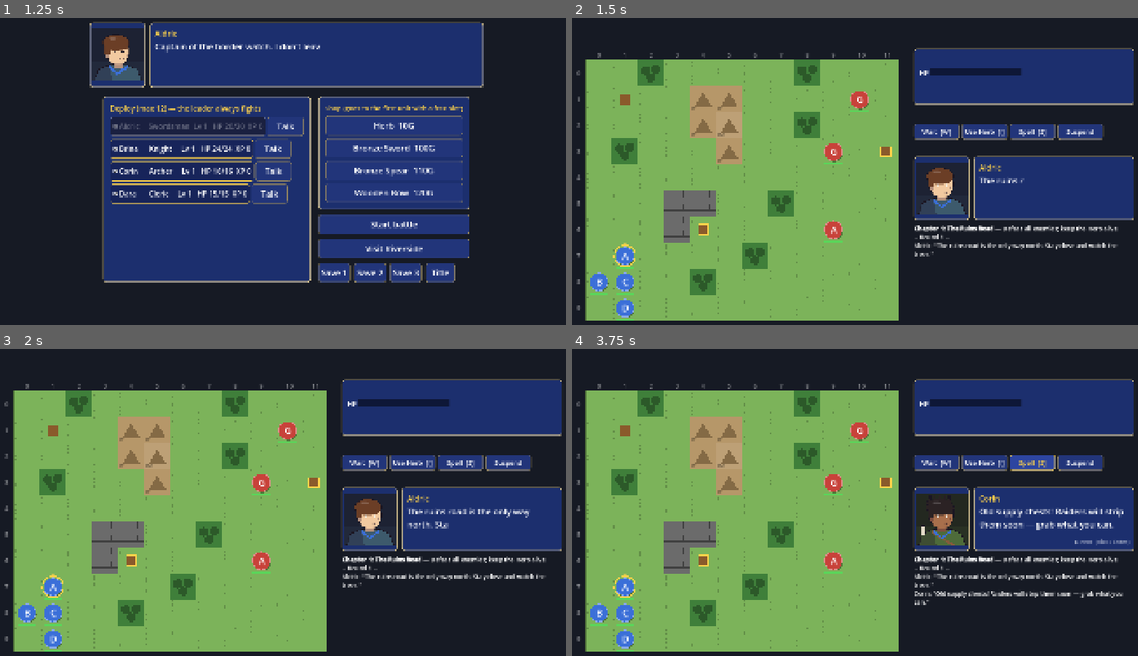
Above: before the commit, frames 1-4 (two rows, left to right).
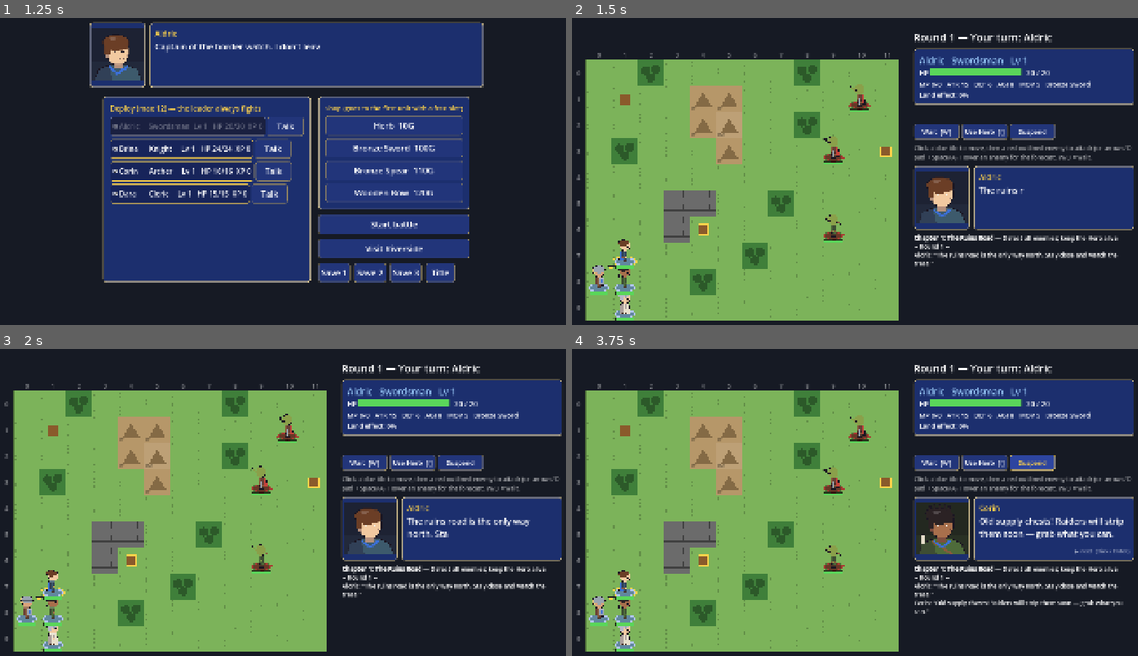
Above: after the commit, the same moments.

Repository: yennanliu/ShiningForceTest
Game: Godot game, scene res://view/screens/title.tscn
The game is run twice, just before and just after one commit, with the same random seed, the same clock (stepped at 60 frames per second) and the same inputs.
Inputs (mouse positions are in pixels of both pictures, inside the frame that each line leads up to):
- Up to frame 1 (1.25 s): click "New Game" at 0.5 s
- Up to frame 2 (1.5 s): click "Start battle" at 1.25 s
- Up to frame 3 (2 s): no input
- Up to frame 4 (3.75 s): click "Wait [W]" at 2 s; click "Use Herb [I]" at 2.75 s; click (1030, 462) at 3.5 s, where only the run before the commit has a clickable "Spell [S]"

Frame 1 is identical in both runs. In frame 2, 9.2% of the frame differs, in the area x 2-100%, y 5-99%; in frame 3, 9.7%; in frame 4, 11%.

Commit message:
Step 15: pixel-art sprites and head icons on the 2D battle map
- battle_screen: units drawn from sprite sheets on a Nearest-filtered layer; overlay layer
  for cursor, coordinates and popups. Back-to-front order; HP bars and icons in a second pass.
- Facing from start positions, moves and attacks; walk / attack / cast / hurt frames from
  events; 2 fps idle (still when animations are skipped). No core or data change.
- Head bubble, one per unit: sleep > poison > '!' advantage (hovered target) > bond heart.
  Icons generated by tools/make_art.py; leader star beside the HP bar.
- Faction bases: light round ring (players) vs dark diamond (enemies) - the notched ring
  failed the grayscale check; doc/05 updated.
- Unit panel now filled while the opening lines play (known issue from step 12).
- 7 new tests (151 total); doc/03 step 15 evidence and screenshots.

Co-Authored-By: Claude Opus 5.5 <noreply@anthropic.com>

Diff:
--- /dev/null
+++ b/tests/view/test_battle_sprites.gd
@@ -0,0 +1,94 @@
+extends TestCase
+## Step 15: sprites on the 2D map — facing, frames, head icons, poses driven only by events.
+
+const BS := preload("res://view/battle2d/battle_screen.gd")
+
+
+func _screen(seed := 7) -> Control:
+	var scr: Control = load("res://view/battle2d/battle_screen.tscn").instantiate()
+	scr.auto_start = false
+	scr.animate = false
+	Engine.get_main_loop().root.add_child(scr)
+	scr.start_battle(seed)
+	return scr
+
+
+func test_facing_follows_the_larger_axis() -> void:
+	assert_eq(BS.facing_toward(Vector2(3, 1)), BS.RIGHT)
+	assert_eq(BS.facing_toward(Vector2(-2, 1)), BS.LEFT)
+	assert_eq(BS.facing_toward(Vector2(1, 4)), BS.DOWN)
+	assert_eq(BS.facing_toward(Vector2(0, -1)), BS.UP)
+	assert_eq(BS.facing_toward(Vector2.ZERO, BS.LEFT), BS.LEFT, "no direction keeps the old facing")
+
+
+func test_frame_rect_matches_the_sheet_layout() -> void:
+	assert_eq(BS.frame_rect(BS.DOWN, 0), Rect2(0, 0, 48, 64))
+	assert_eq(BS.frame_rect(BS.RIGHT, 7), Rect2(336, 128, 48, 64))
+	assert_eq(BS.frame_rect(BS.UP, BS.HURT_FRAME), Rect2(384, 192, 48, 64))
+
+
+func test_every_unit_in_the_slice_has_a_sprite() -> void:
+	var scr := _screen()
+	for u: Unit in scr.state.units():
+		assert_true(Art.sprite_sheet(u.data.id) != null, "%s has a sheet" % u.data.id)
+	scr.free()
+
+
+func test_both_sides_start_facing_each_other() -> void:
+	var scr := _screen()   # chapter 1: party bottom-left, enemies top-right
+	for u: Unit in scr.state.units():
+		var f: int = scr._facing[u.id]
+		if u.faction == Enums.Faction.PLAYER:
+			assert_true(f == BS.UP or f == BS.RIGHT, "%s faces the enemy" % u.display_name())
+		else:
+			assert_true(f == BS.DOWN or f == BS.LEFT, "%s faces the party" % u.display_name())
+	scr.free()
+
+
+func test_moving_turns_the_unit_toward_its_last_step() -> void:
+	var scr := _screen()
+	var actor: Unit = scr.state.current_actor()
+	var target := actor.pos + Vector2i(1, 0)
+	if not scr._reach.has(target):
+		target = actor.pos + Vector2i(0, -1)
+	var want := BS.RIGHT if target.x > actor.pos.x else BS.UP
+	scr.click_tile(target)
+	assert_eq(actor.pos, target)
+	assert_eq(scr._facing[actor.id], want)
+	assert_true(scr._pose.is_empty(), "walk frames end with the move")
+	scr.free()
+
+
+func test_attack_and_hurt_poses_clear_after_their_events() -> void:
+	var scr := _screen()
+	var a: Unit = scr.state.living(Enums.Faction.PLAYER)[0]
+	var t: Unit = scr.state.living(Enums.Faction.ENEMY)[0]
+	var ev: Array[BattleEvent] = [
+		BattleEvent.make(BattleEvent.ATTACKED, {"attacker_id": a.id, "target_id": t.id, "hit": true, "crit": false, "counter": false, "double": false, "special": ""}),
+		BattleEvent.make(BattleEvent.DAMAGED, {"unit_id": t.id, "amount": 0, "hp_after": t.hp}),
+	]
+	scr._play(ev)   # animations off: runs straight through
+	assert_eq(scr._facing[a.id], BS.facing_toward(Vector2(t.pos - a.pos)))
+	assert_eq(scr._facing[t.id], BS.facing_toward(Vector2(a.pos - t.pos)))
+	assert_true(scr._pose.is_empty() and scr._hurt.is_empty(), "back to idle afterwards")
+	scr.free()
+
+
+func test_head_icon_priority() -> void:
+	var scr := _screen()
+	var actor: Unit = scr.state.current_actor()
+	var buddy: Unit = null
+	for u: Unit in scr.state.living(Enums.Faction.PLAYER):
+		if Pathfinder.distance(u.pos, actor.pos) == 1:
+			buddy = u
+	assert_true(buddy != null, "chapter 1 starts with an ally next to the actor")
+	assert_eq(scr.head_icon(buddy), "", "no bond yet")
+	scr.state.bonds.add(actor.data.id, buddy.data.id, 100)
+	assert_eq(scr.head_icon(buddy), "bond")
+	buddy.status[Unit.POISON] = 2
+	assert_eq(scr.head_icon(buddy), "poison", "status beats bond")
+	buddy.status[Unit.SLEEP] = 1
+	assert_eq(scr.head_icon(buddy), "sleep", "sleep beats poison")
+	for name in ["poison", "sleep", "adv", "bond", "leader"]:
+		assert_true(Art.head_icon(name) != null, "icon file for %s" % name)
+	scr.free()
--- a/view/battle2d/battle_screen.gd
+++ b/view/battle2d/battle_screen.gd
@@ -1,5 +1,5 @@
 extends Control
-## 2D top-down battle screen. Draws the map with simple shapes (no art yet) and
+## 2D top-down battle screen. Draws the map, pixel-art units (doc/05, step 15) and
 ## takes mouse/keyboard input. A View-layer client of the core: it sends Commands
 ## and plays the BattleEvents that come back (doc/02 §2).
 ##
@@ -20,6 +20,18 @@
 const TARGET_COLOR := Color(1.0, 0.25, 0.2)
 const STEP_TIME := 0.07
 const BEAT := 0.25
+## Sprite sheet layout (doc/05 §8): rows = facing, columns = frames.
+const FRAME := Vector2(48, 64)
+const DOWN := 0
+const LEFT := 1
+const RIGHT := 2
+const UP := 3
+const IDLE_FRAMES := [0, 1]
+const WALK_FRAMES := [2, 3, 4, 5]
+const ATTACK_FRAMES := [6, 7]
+const HURT_FRAME := 8
+const SPRITE_HEIGHT := 1.15   # x TILE (doc/05 §7)
+const FEET := 0.22            # feet sit 0.22 x TILE below the tile center (72% down the tile)
 
 ## Off in tests: everything runs instantly, no tweens or timers.
 var animate := true
@@ -30,6 +42,12 @@
 var TILE := MAX_TILE                 # recomputed per map so it always fits
 var _panel: VBoxContainer
 var _unit_px := {}        # unit id -> Vector2 (drawn center, animated)
+var _facing := {}         # unit id -> DOWN / LEFT / RIGHT / UP (from moves and attacks)
+var _pose := {}           # unit id -> sheet column while walking / attacking / hurt
+var _hurt := {}           # unit id -> true while flashing
+var _idle := 0            # 0/1, the idle frame everyone shows (2 fps)
+var _units_layer: Control # sprites, rings, HP bars, head icons (Nearest filter for pixel art)
+var _overlay: Control     # cursor, coordinates, popups (always on top of sprites)
 var _popups: Array = []   # [{text, pos, color, age}]
 var _hover := Vector2i(-1, -1)
 var _busy := false
@@ -97,7 +115,9 @@
 	var title: String = Game.campaign.chapter.title if Game.campaign != null and Game.campaign.chapter != null else "Demo battle"
 	_log_line("[b]%s[/b] — %s; keep the Hero alive." % [title, goal])
 	if state.round_number() == 0:
-		await _play(state.start())
+		var opening := state.start()
+		_update_panel()   # show the first unit while the opening lines play (was blank before)
+		await _play(opening)
 	else:
 		_log_line("(resumed)")
 	await _advance()
@@ -231,18 +251,40 @@
 				await _animate_move(e.data.unit_id, e.data.path)
 			BattleEvent.DAMAGED:
 				_popup("-%d" % e.data.amount, e.data.unit_id, Color("ff5a4a"))
+				_pose[e.data.unit_id] = HURT_FRAME
+				_hurt[e.data.unit_id] = true
+				queue_redraw()
 				await _pause(BEAT)
+				_pose.erase(e.data.unit_id)
+				_hurt.erase(e.data.unit_id)
 			BattleEvent.HEALED:
 				Audio.play_sfx("heal")
 				_popup("+%d" % e.data.amount, e.data.unit_id, Color("6dff7a"))
 				await _pause(BEAT)
 			BattleEvent.ATTACKED:
+				var a_id: int = e.data.attacker_id
+				_face_each_other(a_id, e.data.target_id)
+				_pose[a_id] = ATTACK_FRAMES[0]
+				queue_redraw()
+				await _pause(BEAT * 0.25)
+				_pose[a_id] = ATTACK_FRAMES[1]
+				queue_redraw()
 				Audio.play_sfx("miss" if not e.data.hit else ("crit" if e.data.crit else "hit"))
 				if not e.data.hit:
 					_popup("miss", e.data.target_id, Color.WHITE)
 				await _pause(BEAT * 0.6)
+				_pose.erase(a_id)
+			BattleEvent.CAST:
+				var caster := state.unit(e.data.unit_id)
+				if caster != null:
+					_facing[caster.id] = facing_toward(Vector2(_v(e.data.at) - caster.pos), _facing.get(caster.id, DOWN))
+					_pose[caster.id] = ATTACK_FRAMES[0]
+					queue_redraw()
+					await _pause(BEAT * 0.4)
+					_pose.erase(caster.id)
 			BattleEvent.SPAWNED:
 				_unit_px[e.data.unit_id] = _center(e.data.at)
+				_facing[e.data.unit_id] = _initial_facing(state.unit(e.data.unit_id))
 				_popup("!", e.data.unit_id, Color("ffd34a"))
 				await _pause(BEAT * 2)
 			BattleEvent.ITEM_FOUND:
@@ -269,15 +311,62 @@
 
 
 func _animate_move(id: int, path: Array) -> void:
+	if path.size() >= 2:
+		_facing[id] = facing_toward(Vector2(_v(path[-1]) - _v(path[-2])), _facing.get(id, DOWN))
 	if not animate or path.size() < 2:
 		_unit_px[id] = _center(path[-1])
 		return
 	var tw := create_tween()
 	for i in range(1, path.size()):
+		var step := Vector2(_v(path[i]) - _v(path[i - 1]))
+		tw.tween_callback(func() -> void: _facing[id] = facing_toward(step, _facing.get(id, DOWN)))
 		tw.tween_method(func(v: Vector2) -> void:
 			_unit_px[id] = v
+			_pose[id] = WALK_FRAMES[(Time.get_ticks_msec() / 90) % WALK_FRAMES.size()]
 			queue_redraw(), _center(path[i - 1]), _center(path[i]), STEP_TIME / Settings.anim_speed())
 	await tw.finished
+	_pose.erase(id)
+	queue_redraw()
+
+
+## Facing for a direction: the larger axis wins; `fallback` when there's no direction.
+static func facing_toward(d: Vector2, fallback: int = DOWN) -> int:
+	if d == Vector2.ZERO:
+		return fallback
+	if absf(d.x) > absf(d.y):
+		return RIGHT if d.x > 0 else LEFT
+	return DOWN if d.y > 0 else UP
+
+
+## Source rect of a frame in a sprite sheet.
+static func frame_rect(facing: int, column: int) -> Rect2:
+	return Rect2(Vector2(column, facing) * FRAME, FRAME)
+
+
+func _face_each_other(a_id: int, t_id: int) -> void:
+	var a := state.unit(a_id)
+	var t := state.unit(t_id)
+	if a == null or t == null:
+		return
+	_facing[a_id] = facing_toward(Vector2(t.pos - a.pos), _facing.get(a_id, DOWN))
+	_facing[t_id] = facing_toward(Vector2(a.pos - t.pos), _facing.get(t_id, DOWN))
+
+
+## At the start, everyone looks toward the other side's center.
+func _initial_facing(u: Unit) -> int:
+	if u == null:
+		return DOWN
+	var sum := Vector2.ZERO
+	var n := 0
+	for o in state.living():
+		if (o.faction == Enums.Faction.PLAYER) != (u.faction == Enums.Faction.PLAYER):
+			sum += Vector2(o.pos)
+			n += 1
+	return facing_toward(sum / n - Vector2(u.pos), DOWN) if n > 0 else DOWN
+
+
+static func _v(t: Variant) -> Vector2i:
+	return t as Vector2i if t is Vector2i else Vector2i(t[0], t[1])
 
 
 func _pause(seconds: float) -> void:
@@ -290,6 +379,12 @@
 
 
 func _process(delta: float) -> void:
+	var idle := 0
+	if animate and Settings.anim_speed() > 0.0:
+		idle = (Time.get_ticks_msec() / 500) % IDLE_FRAMES.size()
+	if idle != _idle and _units_layer != null:
+		_idle = idle
+		_units_layer.queue_redraw()
 	if _popups.is_empty():
 		return
 	for p in _popups:
@@ -365,20 +460,42 @@
 			draw_rect(_tile_rect(t).grow(-3), REACH_COLOR)
 	for id in _targets:
 		draw_rect(_tile_rect(state.unit(id).pos).grow(-3), TARGET_COLOR, false, 5.0)
+	# Units and the overlay are child layers, drawn on top of this one.
+	_units_layer.queue_redraw()
+	_overlay.queue_redraw()
+
+
+## Cursor, coordinates and popups: always above the sprites (doc/05 §7).
+func _draw_overlay(ci: CanvasItem) -> void:
+	if state == null:
+		return
+	var g := state.grid
 	if g.in_bounds(_hover):
-		draw_rect(_tile_rect(_hover).grow(-1), Color(1, 1, 1, 0.9), false, 2.0)
-	for u in state.units():
-		if u.is_alive():
-			_draw_unit(u)
+		ci.draw_rect(_tile_rect(_hover).grow(-1), Color(1, 1, 1, 0.9), false, 2.0)
 	for x in g.size.x:
-		draw_string(_font, MAP_ORIGIN + Vector2(x * TILE + TILE / 2.0 - 6, -10), str(x), HORIZONTAL_ALIGNMENT_LEFT, -1, 20, Color(1, 1, 1, 0.5))
+		ci.draw_string(_font, MAP_ORIGIN + Vector2(x * TILE + TILE / 2.0 - 6, -10), str(x), HORIZONTAL_ALIGNMENT_LEFT, -1, 20, Color(1, 1, 1, 0.5))
 	for y in g.size.y:
-		draw_string(_font, MAP_ORIGIN + Vector2(-30, y * TILE + TILE / 2.0 + 7), str(y), HORIZONTAL_ALIGNMENT_LEFT, -1, 20, Color(1, 1, 1, 0.5))
+		ci.draw_string(_font, MAP_ORIGIN + Vector2(-30, y * TILE + TILE / 2.0 + 7), str(y), HORIZONTAL_ALIGNMENT_LEFT, -1, 20, Color(1, 1, 1, 0.5))
 	for p in _popups:
 		var pos: Vector2 = p.pos + Vector2(-20, -50 - p.age * 40)
 		var c: Color = p.color
 		c.a = 1.0 - p.age / 0.9
-		draw_string(_font, pos, p.text, HORIZONTAL_ALIGNMENT_LEFT, -1, 34, c)
+		ci.draw_string(_font, pos, p.text, HORIZONTAL_ALIGNMENT_LEFT, -1, 34, c)
+
+
+## Units back to front, then every HP bar / icon on top, so a sprite never hides them.
+func _draw_units(ci: CanvasItem) -> void:
+	if state == null:
+		return
+	var alive := state.units().filter(func(u: Unit) -> bool: return u.is_alive())
+	alive.sort_custom(func(a: Unit, b: Unit) -> bool:
+		var ya: float = _unit_px.get(a.id, _center(a.pos)).y
+		var yb: float = _unit_px.get(b.id, _center(b.pos)).y
+		return ya < yb or (ya == yb and a.id < b.id))
+	for u: Unit in alive:
+		_draw_unit_body(ci, u)
+	for u: Unit in alive:
+		_draw_unit_hud(ci, u)
 
 
 func _draw_tile(t: Vector2i) -> void:
@@ -419,35 +536,99 @@
 		draw_string(_font, r.position + Vector2(6, TILE - 8), "h%d" % h, HORIZONTAL_ALIGNMENT_LEFT, -1, 16, Color(0, 0, 0, 0.55))
 
 
-func _draw_unit(u: Unit) -> void:
+## Foot ring (solid = player, notched = enemy), gold ring for the actor, then the sprite.
+func _draw_unit_body(ci: CanvasItem, u: Unit) -> void:
 	var c: Vector2 = _unit_px.get(u.id, _center(u.pos))
 	var col := PLAYER_COLOR if u.faction == Enums.Faction.PLAYER else ENEMY_COLOR
-	var rad := TILE * 0.34
-	draw_circle(c + Vector2(3, 4), rad, Color(0, 0, 0, 0.35))
-	draw_circle(c, rad, col)
-	draw_arc(c, rad, 0, TAU, 40, col.lightened(0.4), 2.0)
+	var feet := c + Vector2(0, TILE * FEET)
+	var rr := TILE * 0.36
+	ci.draw_set_transform(feet, 0.0, Vector2(1.0, 0.42))
+	ci.draw_circle(Vector2.ZERO, rr + 3, Color(0, 0, 0, 0.35))
+	# Faction base (doc/05 §7): players a LIGHT ROUND ring, enemies a DARK DIAMOND,
+	# so shape and brightness both differ and the read survives grayscale.
+	if u.faction == Enums.Faction.PLAYER:
+		ci.draw_circle(Vector2.ZERO, rr, Color(col.lightened(0.25), 0.6))
+		ci.draw_arc(Vector2.ZERO, rr, 0, TAU, 40, col.lightened(0.6), 6.0)
+	else:
+		var d := rr * 1.2
+		var pts := PackedVector2Array([Vector2(d, 0), Vector2(0, d), Vector2(-d, 0), Vector2(0, -d)])
+		ci.draw_colored_polygon(pts, Color(col.darkened(0.45), 0.75))
+		pts.append(pts[0])
+		ci.draw_polyline(pts, col.darkened(0.15), 5.0)
 	if u == state.current_actor():
-		draw_arc(c, rad + 6, 0, TAU, 40, Color("ffd34a"), 4.0)
-	if u.is_leader:
-		draw_string(_font, c + Vector2(-8, -rad - 4), "★", HORIZONTAL_ALIGNMENT_LEFT, -1, 18, Color("ffd34a"))
-	# Status letters, top right of the token: P = poison, Z = sleep.
-	var sx := 0.0
-	for st: String in [Unit.POISON, Unit.SLEEP]:
-		if u.status.has(st):
-			var br := maxf(11.0, TILE * 0.17)
-			var at := c + Vector2(rad * 0.7 + sx, -rad * 0.7)
-			draw_circle(at, br, Color(0.05, 0.05, 0.08, 0.9))
-			draw_arc(at, br, 0, TAU, 24, STATUS_COLORS[st], 2.0)
-			draw_string(_font, at + Vector2(-br, br * 0.55), "P" if st == Unit.POISON else "Z", HORIZONTAL_ALIGNMENT_CENTER, br * 2, int(br * 1.5), STATUS_COLORS[st])
-			sx += br * 2 + 2
-	var letter := TextView._letter(u).to_upper()
-	draw_string(_font, c + Vector2(-rad, 11), letter, HORIZONTAL_ALIGNMENT_CENTER, rad * 2, 32, Color.WHITE)
+		ci.draw_arc(Vector2.ZERO, rr + 9, 0, TAU, 48, Color("ffd34a"), 5.0)
+	ci.draw_set_transform(Vector2.ZERO, 0.0, Vector2.ONE)
+	var tex := Art.sprite_sheet(u.data.id)
+	if tex == null:
+		_draw_token(ci, u, c)
+		return
+	var h := TILE * SPRITE_HEIGHT
+	var w := h * FRAME.x / FRAME.y
+	var dest := Rect2(feet.x - w / 2.0, feet.y - h * 60.0 / FRAME.y, w, h)
+	var tint := Color(1, 0.5, 0.5) if _hurt.has(u.id) else Color.WHITE
+	ci.draw_texture_rect_region(tex, dest, frame_rect(_facing.get(u.id, DOWN), _frame(u)), tint)
+
+
+func _frame(u: Unit) -> int:
+	return _pose.get(u.id, IDLE_FRAMES[_idle])
+
+
+## HP bar under the feet, leader star beside it, one head bubble above the head.
+func _draw_unit_hud(ci: CanvasItem, u: Unit) -> void:
+	var c: Vector2 = _unit_px.get(u.id, _center(u.pos))
 	var w := TILE * 0.7
-	var bar := Rect2(c + Vector2(-w / 2, rad + 6), Vector2(w, 7))
-	draw_rect(bar, Color(0, 0, 0, 0.6))
+	var bar := Rect2(c + Vector2(-w / 2, TILE * 0.39), Vector2(w, 7))
+	ci.draw_rect(bar.grow(1), Color(0, 0, 0, 0.7))
 	var frac := float(u.hp) / u.max_hp()
 	var hp_col := Color("5ad65a") if frac > 0.5 else (Color("e8c440") if frac > 0.25 else Color("e04a3a"))
-	draw_rect(Rect2(bar.position, Vector2(w * frac, 7)), hp_col)
+	ci.draw_rect(Rect2(bar.position, Vector2(w * frac, 7)), hp_col)
+	var star := TILE * 0.3
+	if u.is_leader:
+		_draw_icon(ci, "leader", Rect2(bar.position + Vector2(-star - 2, 3.5 - star / 2), Vector2(star, star)))
+	var icon := head_icon(u)
+	if icon != "":
+		var s := maxf(24.0, TILE * 0.4)
+		var head_top := c.y + TILE * FEET - TILE * SPRITE_HEIGHT * 50.0 / FRAME.y
+		if Art.sprite_sheet(u.data.id) == null:
+			head_top = c.y - TILE * 0.36
+		_draw_icon(ci, icon, Rect2(c.x - s / 2, head_top - s + 2, s, s))
+
+
+## One bubble per unit, most important first (doc/03 step 15):
+## sleep > poison > "!" (hovered target you're strong against) > ♥ (bonded ally next to the actor).
+func head_icon(u: Unit) -> String:
+	if u.status.has(Unit.SLEEP):
+		return "sleep"
+	if u.status.has(Unit.POISON):
+		return "poison"
+	var actor := state.current_actor() if state != null else null
+	if actor == null or not _player_turn():
+		return ""
+	if u.id in _targets and state.grid.in_bounds(_hover) and state.grid.unit_at(_hover) == u and Rules.matchup(actor, u) > 0:
+		return "adv"
+	if u != actor and u.faction == actor.faction and Pathfinder.distance(u.pos, actor.pos) == 1 \
+			and state.bonds.tier(actor.data.id, u.data.id) > 0:
+		return "bond"
+	return ""
+
+
+func _draw_icon(ci: CanvasItem, name: String, r: Rect2) -> void:
+	var tex := Art.head_icon(name)
+	if tex != null:
+		ci.draw_texture_rect(tex, r, false)
+	else:   # no icon file: a letter in a dark circle
+		ci.draw_circle(r.get_center(), r.size.x / 2, Color(0.05, 0.05, 0.08, 0.9))
+		ci.draw_string(_font, r.position + Vector2(0, r.size.y * 0.75), name.substr(0, 1).to_upper(), HORIZONTAL_ALIGNMENT_CENTER, r.size.x, int(r.size.y * 0.7), Color.WHITE)
+
+
+## Fallback when a unit has no sprite sheet: the step 6 token (circle + letter).
+func _draw_token(ci: CanvasItem, u: Unit, c: Vector2) -> void:
+	var col := PLAYER_COLOR if u.faction == Enums.Faction.PLAYER else ENEMY_COLOR
+	var rad := TILE * 0.34
+	ci.draw_circle(c, rad, col)
+	ci.draw_arc(c, rad, 0, TAU, 40, col.lightened(0.4), 2.0)
+	var letter := TextView._letter(u).to_upper()
+	ci.draw_string(_font, c + Vector2(-rad, 11), letter, HORIZONTAL_ALIGNMENT_CENTER, rad * 2, 32, Color.WHITE)
 
 
 func _tile_rect(t: Vector2i) -> Rect2:
@@ -466,8 +647,12 @@
 
 func _sync_positions() -> void:
 	_unit_px.clear()
+	_pose.clear()
+	_hurt.clear()
 	for u in state.units():
 		_unit_px[u.id] = _center(u.pos)
+		if not _facing.has(u.id) or state.round_number() == 0:
+			_facing[u.id] = _initial_facing(u)
 
 
 # --- side panel --------------------------------------------------------------
@@ -487,6 +672,15 @@
 	_banner.size = Vector2(map_px.x, 200)
 
 
+func _layer(painter: Callable) -> Control:
+	var c := Control.new()
+	c.set_anchors_preset(Control.PRESET_FULL_RECT)
+	c.mouse_filter = Control.MOUSE_FILTER_IGNORE
+	add_child(c)
+	c.draw.connect(func() -> void: painter.call(c))
+	return c
+
+
 func _ensure_ui() -> void:
 	if _log == null:
 		_font = ThemeDB.fallback_font
@@ -496,6 +690,9 @@
 func _build_ui() -> void:
 	set_anchors_preset(Control.PRESET_FULL_RECT)
 	mouse_filter = Control.MOUSE_FILTER_STOP
+	_units_layer = _layer(_draw_units)
+	_units_layer.texture_filter = CanvasItem.TEXTURE_FILTER_NEAREST   # crisp pixel art
+	_overlay = _layer(_draw_overlay)
 	var map_w := 8 * TILE
 	var panel := VBoxContainer.new()
 	_panel = panel
--- a/view/common/art.gd
+++ b/view/common/art.gd
@@ -4,6 +4,7 @@
 
 const UNITS := "res://assets/textures/units/%s.png"
 const PORTRAITS := "res://assets/textures/portraits/%s.png"
+const ICONS := "res://assets/textures/icons/head_%s.png"
 
 static var _cache: Dictionary = {}
 
@@ -24,6 +25,11 @@
 	return _load(UNITS % id)
 
 
+## Head icon bubble (poison, sleep, adv, bond) or the leader star. Null if none.
+static func head_icon(name: String) -> Texture2D:
+	return _load(ICONS % name)
+
+
 static func _load(path: String) -> Texture2D:
 	if not _cache.has(path):
 		_cache[path] = load(path) if ResourceLoader.exists(path) else null
Binary file added: assets/textures/icons/head_adv.png
Not shown, added: assets/textures/icons/head_adv.png.import
Binary file added: assets/textures/icons/head_bond.png
Not shown, added: assets/textures/icons/head_bond.png.import
Binary file added: assets/textures/icons/head_leader.png
Not shown, added: assets/textures/icons/head_leader.png.import
Binary file added: assets/textures/icons/head_poison.png
Not shown, added: assets/textures/icons/head_poison.png.import
Binary file added: assets/textures/icons/head_sleep.png
Not shown, added: assets/textures/icons/head_sleep.png.import
Binary file added: doc/images/step15_ch1.png
Binary file added: doc/images/step15_ch2.png
(and 6 more such lines)
